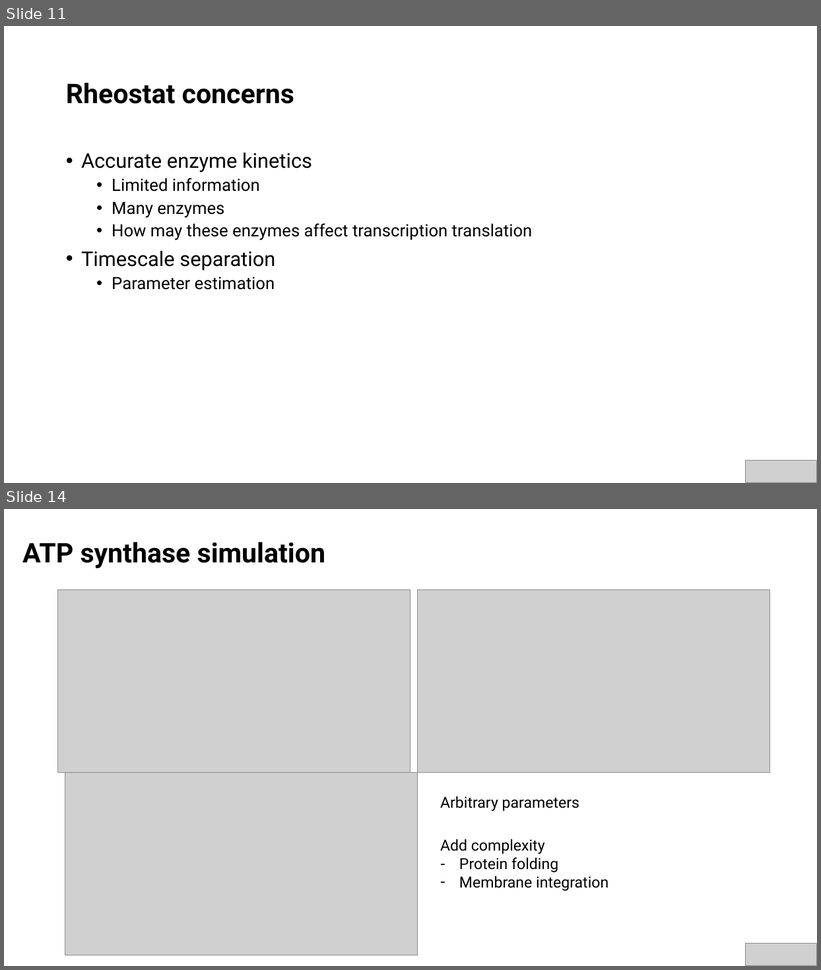
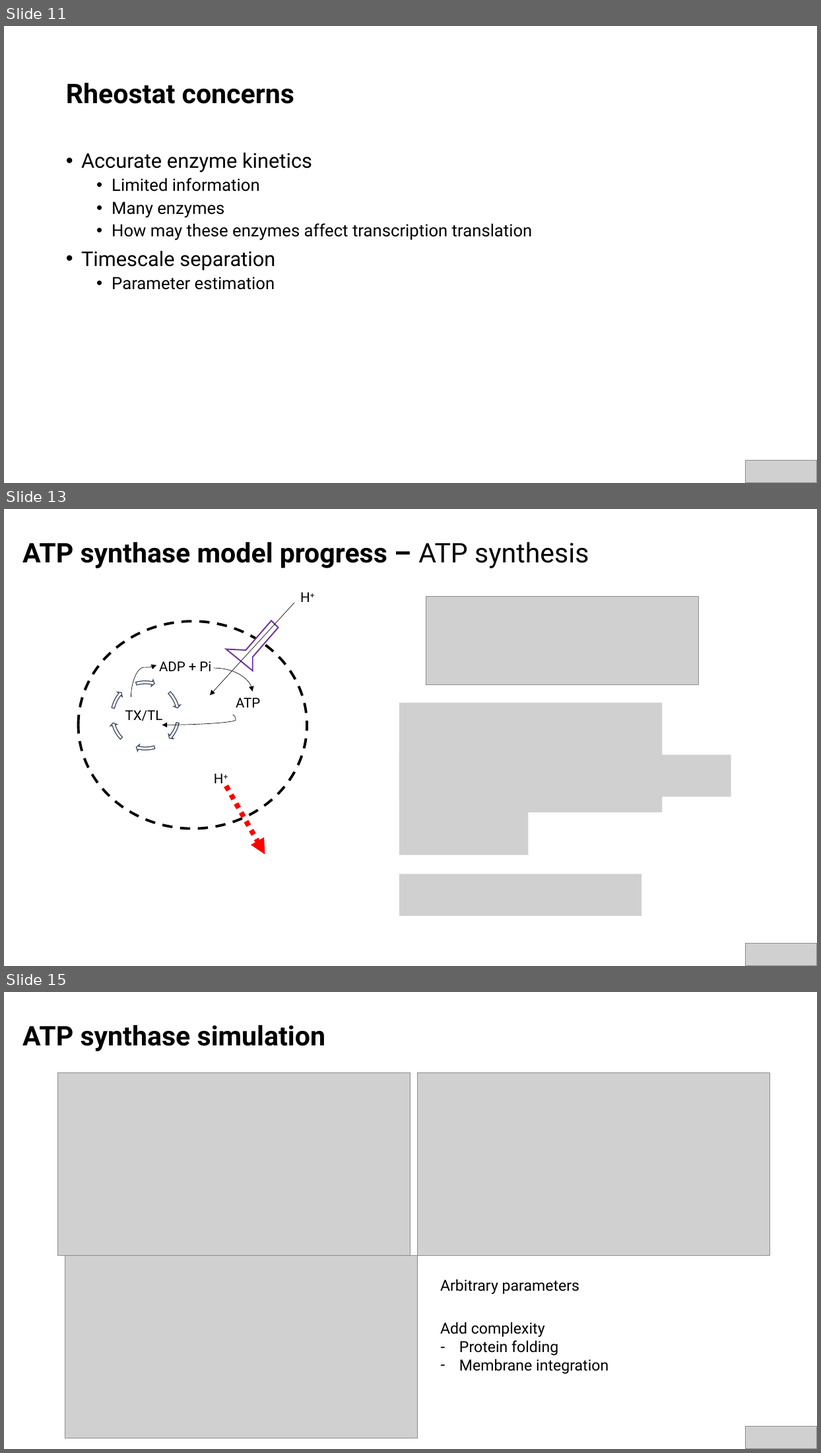
Before and after one commit to AnkitaRoychoudhury/ug_murray, a slide deck: miscellaneous/presentations/20200715_syncell_mtg.pptx. Shown one above the other, each under a label of ours: slides 11 and 14 before the commit, slides 11, 13 and 15 after it; the slides between them are not shown. The pictures are 821x970 and 821x1453 pixels, drawn with LibreOffice and Linux fonts; fonts in the diff are those of the drawing; grey boxes stand for pictures. Boxes give left, top, right and bottom in pixels: in the first picture for what was removed or moved away, otherwise in the second. Text is boxed around its words. In the diff, an @@ line names an element or a change of style, - is before the commit and + after.

```diff
--- a/miscellaneous/presentations/20200715_syncell_mtg.pptx
+++ b/miscellaneous/presentations/20200715_syncell_mtg.pptx
@@ slide 13 added at box(4, 509, 817, 966), background #FFFFFF @@
@@ title added at box(22, 542, 589, 568), 32 pt, text #000000, bold @@
+ATP synthase model progress – ATP synthesis
@@ picture added at box(426, 596, 699, 685) @@
@@ group added at box(79, 592, 310, 828): 6 circular arrows, 4 texts, 3 curved arrows, 1 ellipse, 1 freeform shape, 1 arrow @@
+ADP + Pi
+ATP
+H+
+TX/TL
@@ text added at box(214, 774, 224, 784), 16 pt, text #000000 @@
+H+
@@ arrow added from (226, 786) to (265, 855), #FF0000 6 pt dashed @@
@@ group added at box(399, 703, 731, 916): 4 pictures @@
@@ picture added at box(746, 943, 817, 966) @@
@@ what was slide 14 is now slide 15 @@
```
Also in this commit, not shown: 2 slides changed, 21 other files.
